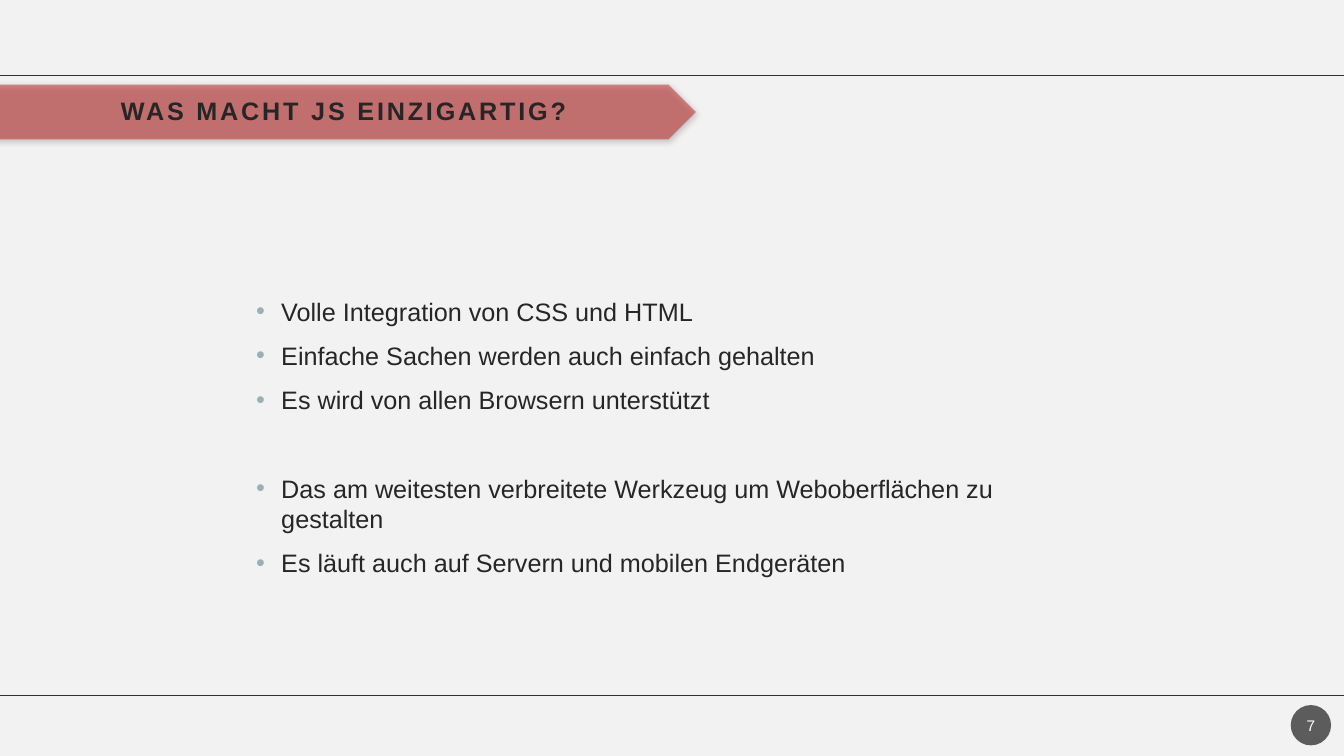
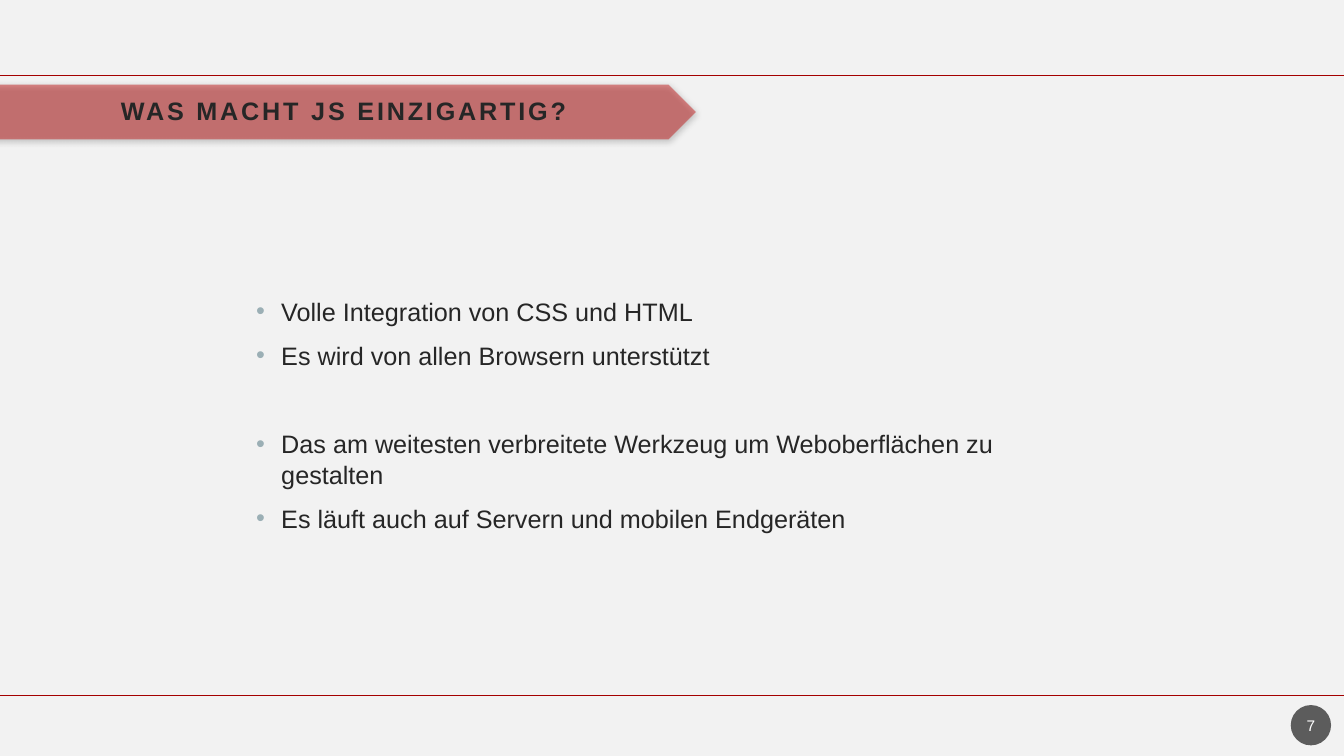
Before and after one commit to havrazO/Angular-Vortrag, a slide deck: slide 7 of vortrag/präsentation/entwurf/angular.pptm. Drawn at 1344x756 pixels with LibreOffice and Linux fonts; fonts in the diff are those of the drawing; background and template pictures are left out. Boxes give left, top, right and bottom in pixels: in the first picture for what was removed or moved away, otherwise in the second. Text is boxed around its words. In the diff, an @@ line names an element or a change of style, - is before the commit and + after.

```diff
--- a/vortrag/präsentation/entwurf/angular.pptm
+++ b/vortrag/präsentation/entwurf/angular.pptm
@@ text at (281,346,815,370): paragraph removed @@
-• Einfache Sachen werden auch einfach gehalten
```
Also in this commit, not shown: 10 slides added, 3 other files.
